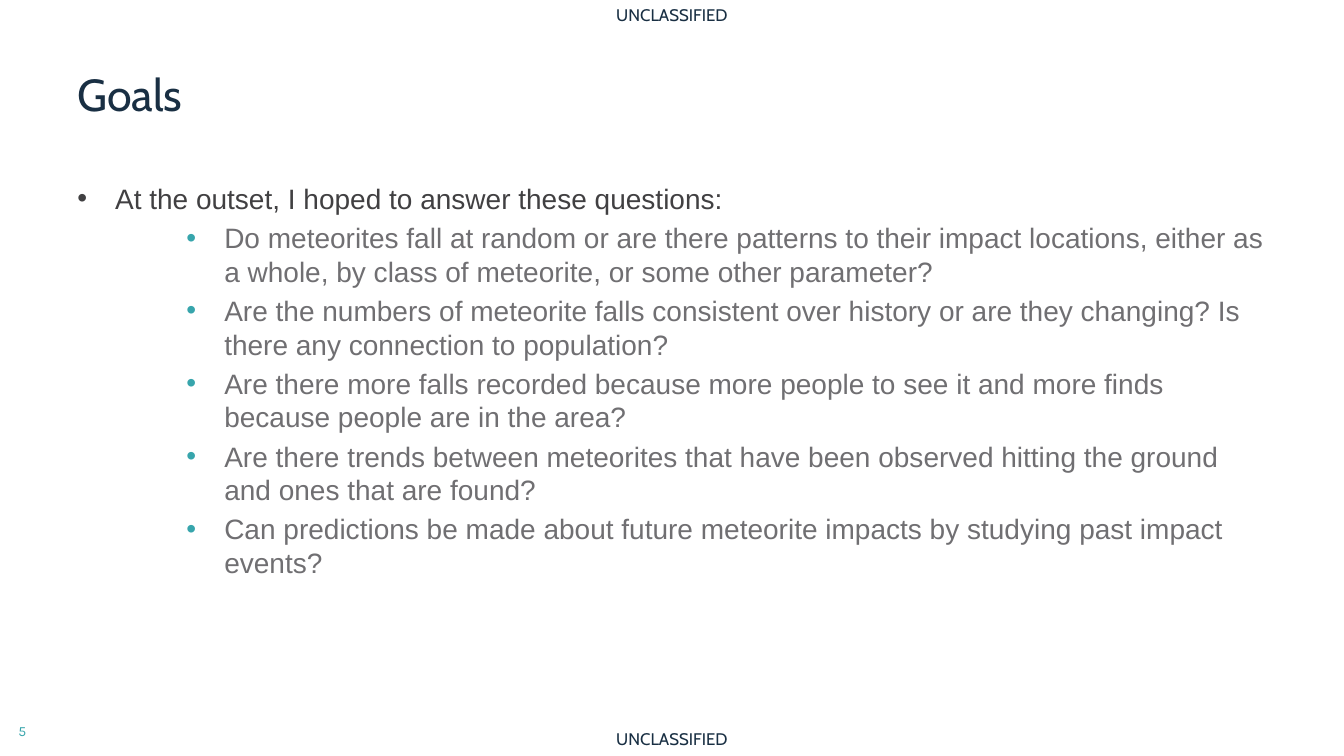
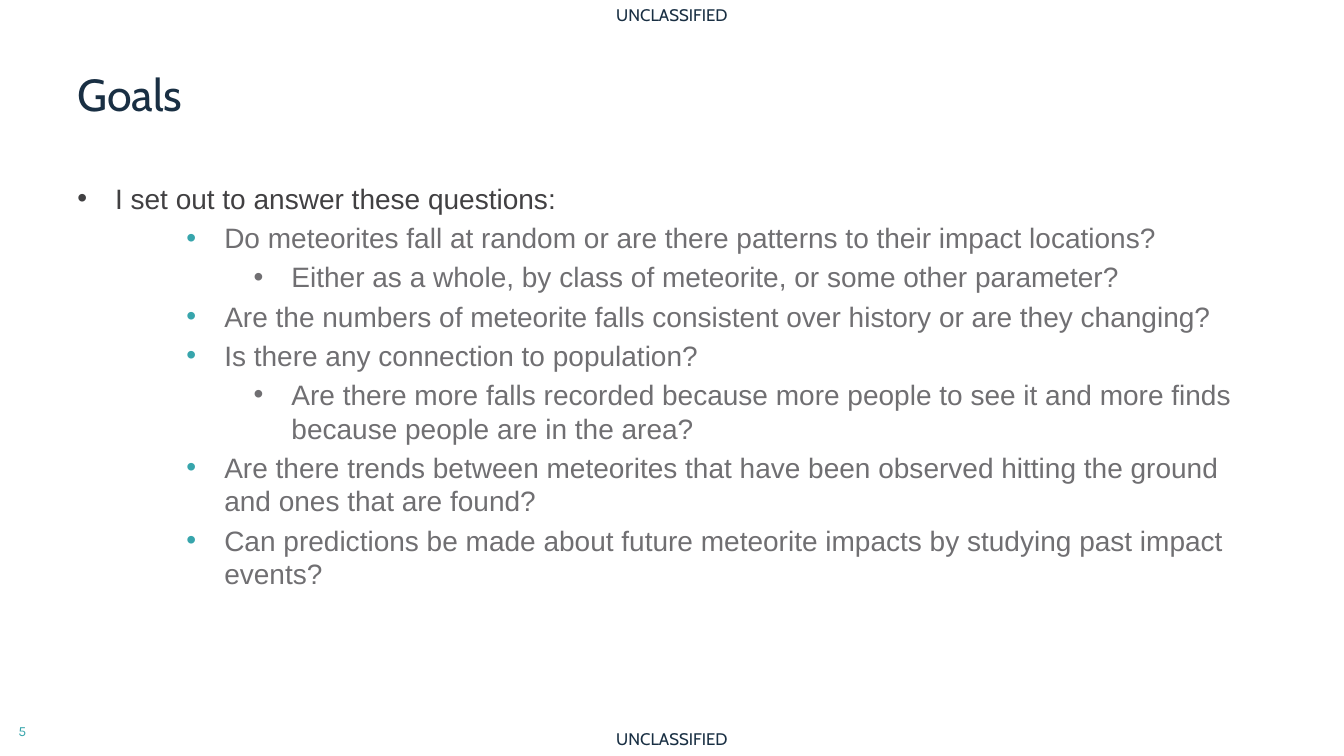
Before and after one commit to mwy912/capstone, a slide deck: slide 5 of milestones/milestone_8/matthew_younce_capstone.pptx. Drawn at 1344x756 pixels with LibreOffice and Linux fonts; fonts in the diff are those of the drawing; background and template pictures are left out. Boxes give left, top, right and bottom in pixels: in the first picture for what was removed or moved away, otherwise in the second. Text is boxed around its words. In the diff, an @@ line names an element or a change of style, - is before the commit and + after.

Commit message:
Presentation update

```diff
--- a/milestones/milestone_8/matthew_younce_capstone.pptx
+++ b/milestones/milestone_8/matthew_younce_capstone.pptx
@@ text at bbox=[115, 188, 1210, 371]: text changed @@
-• At the outset, I hoped to answer these questions:
-  • Do meteorites fall at random or are there patterns to their impact locations, either as a whole, by class of meteorite, or some other parameter?
-  • Are the numbers of meteorite falls consistent over history or are they changing? Is there any connection to population?
+• I set out to answer these questions:
+  • Do meteorites fall at random or are there patterns to their impact locations?
+    • Either as a whole, by class of meteorite, or some other parameter?
+  • Are the numbers of meteorite falls consistent over history or are they changing?
+  • Is there any connection to population?
@@ text at bbox=[291, 384, 1230, 444]: list level 2 to 3 in "Are there more falls recorded ..." @@
```
Also in this commit, not shown: 3 other slides changed, 12 slides added, 2 slides removed, 2 other files.
